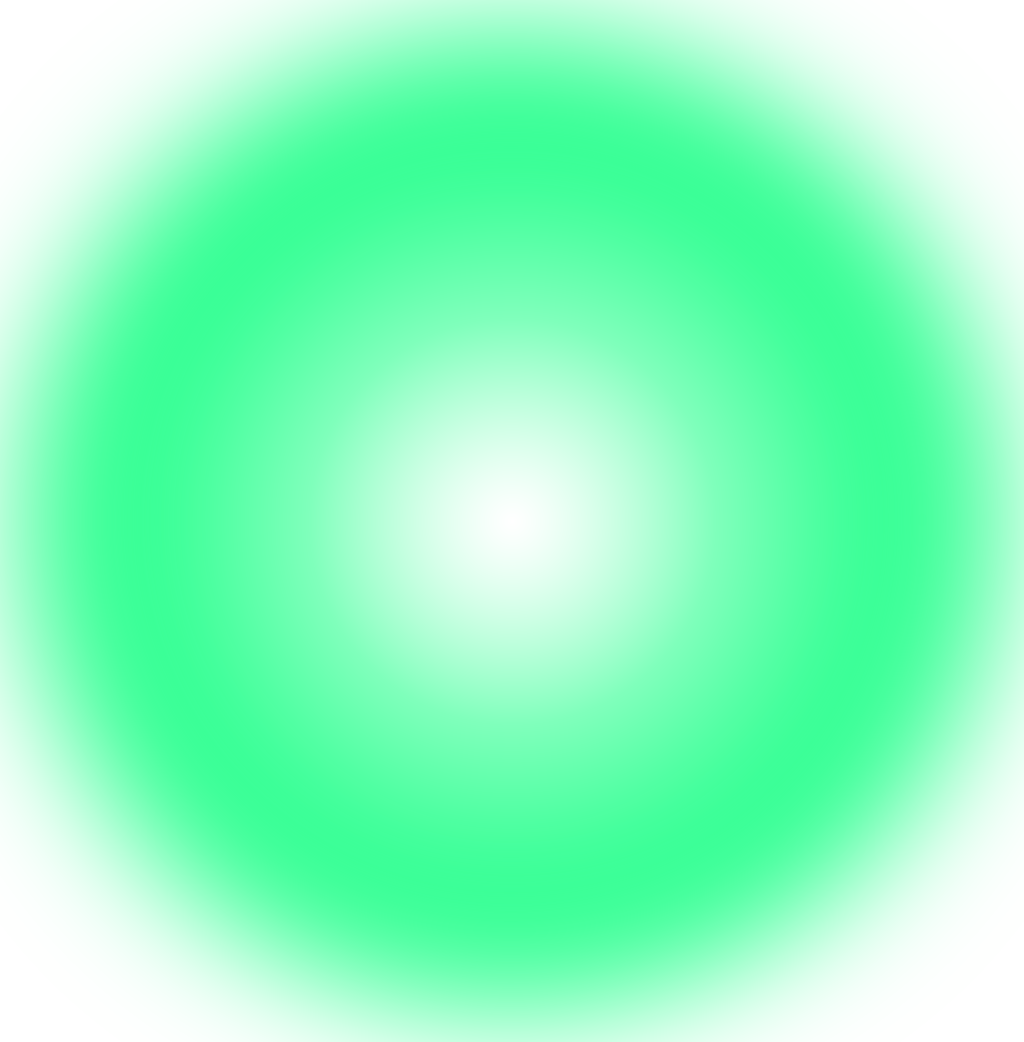
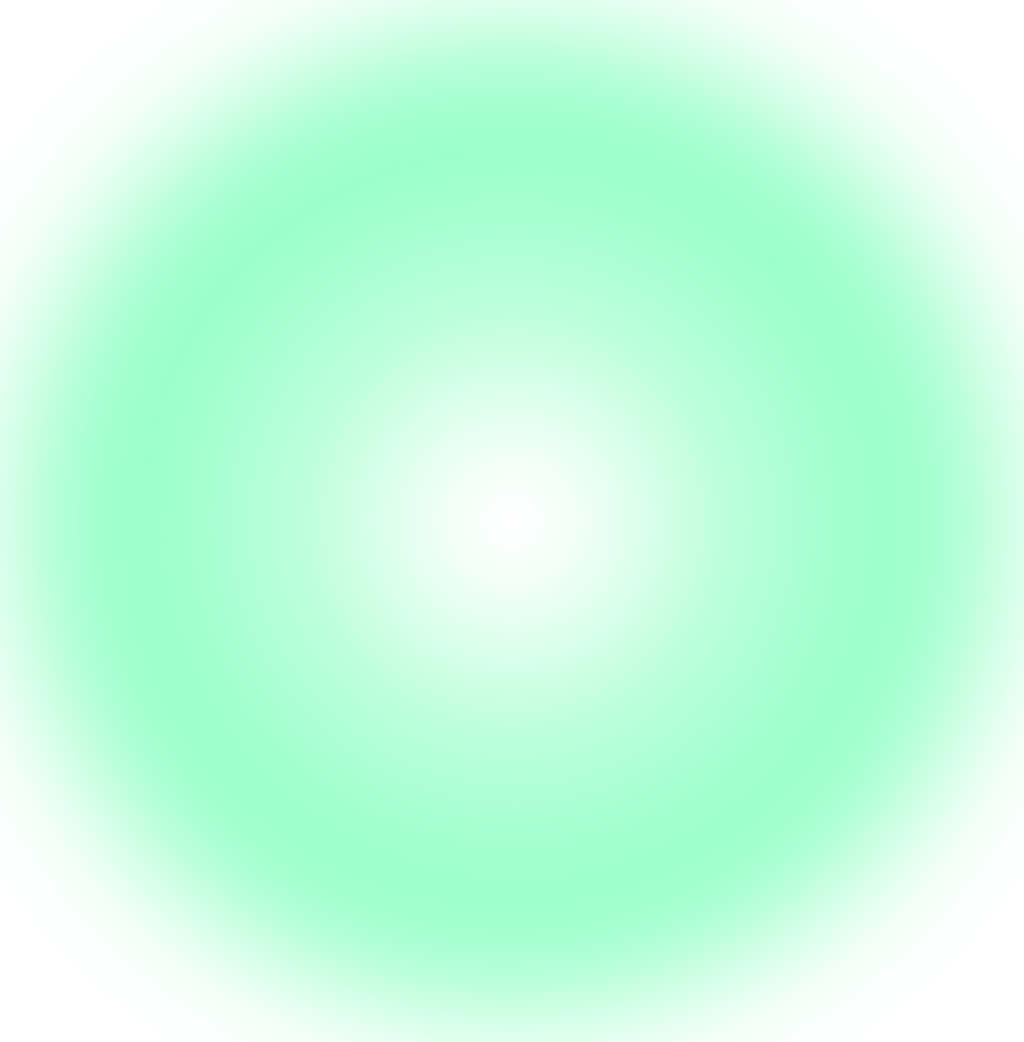
Layered file, before and after one edit (1024 x 1042). Changes by layer:
"Gradient Fill 1": opacity 100% → 50% over bbox(0, 0, 1024, 1042)
